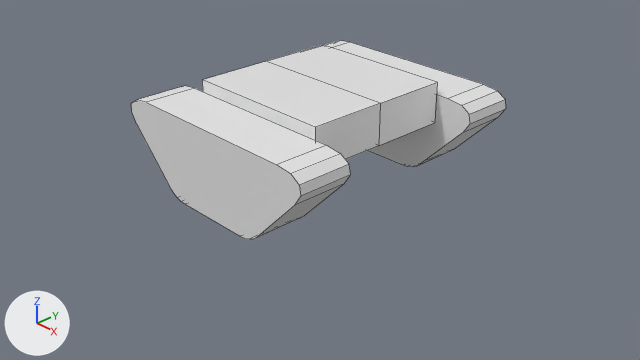
The Blender file Tank/Tank1.blend as it was, and as the next commit left it.
The view is the same before and after, from the file's camera 'Camera'. Arrows for +X, +Y and +Z are at lower left; the lights stay in place. Mesh edges are drawn as thin lines.

Objects in the first picture: 'Center', 'Tracks'.
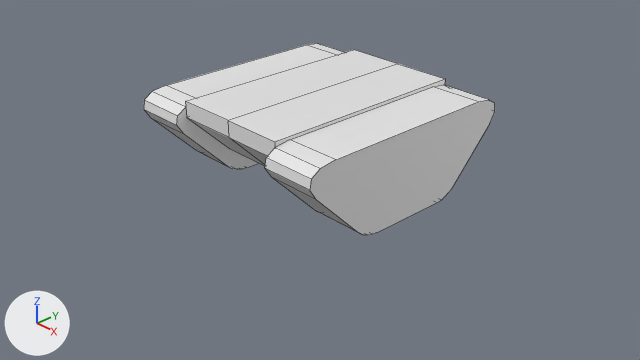
Changed parts and their boxes [x1, y1, x2, y2] in the pictures (640 x 360 px):
'Tracks', reshaped, turned, moved: before [131, 41, 506, 239]; after [144, 43, 495, 235]
'Center', reshaped, turned: before [202, 45, 437, 159]; after [185, 50, 445, 166]

Diff of the bpy script that builds the scene:
```diff
--- a/Tank/Tank1.blend.py
+++ b/Tank/Tank1.blend.py
@@ me_cube @@
 # used by ob_center; location = (0.0, 0.0, 0.0); rotation_euler = (0.0, 0.0, -1.571), in degrees (0, 0, -90)
-me_cube.from_pydata(...)  # 8 vertices, 5 faces; spans x -1.0..0.0, y -1.0..1.0, z 0.74..1.26
+me_cube.from_pydata(...)  # 12 vertices, 8 faces; spans x -0.8..0.0, y -1.4..1.4, z 0.34..1.15
+# me_cube part 1: the whole mesh is rebuilt
 me_cube.materials.append(mat_material)
@@ ob_center @@
 ob_center.location = (0.0, 0.0, 0.0)
-ob_center.rotation_euler = (0.0, 0.0, -1.571)  # degrees (0, 0, -90)
+ob_center.rotation_euler = (0.0, 0.0, -3.142)  # degrees (0, 0, -180)
 _m = ob_center.modifiers.new('Mirror', 'MIRROR')
@@ ob_tracks @@
 ob_tracks = bpy.data.objects.new('Tracks', me_cube_001)
-ob_tracks.location = (0.0, 1.29, 0.7)
+ob_tracks.location = (1.207, -0.01, 0.7)
+ob_tracks.rotation_euler = (0.0, 0.0, 7.854)  # degrees (0, 0, 90)
 ob_tracks.scale = (1.0, 0.35, 0.7)
```
